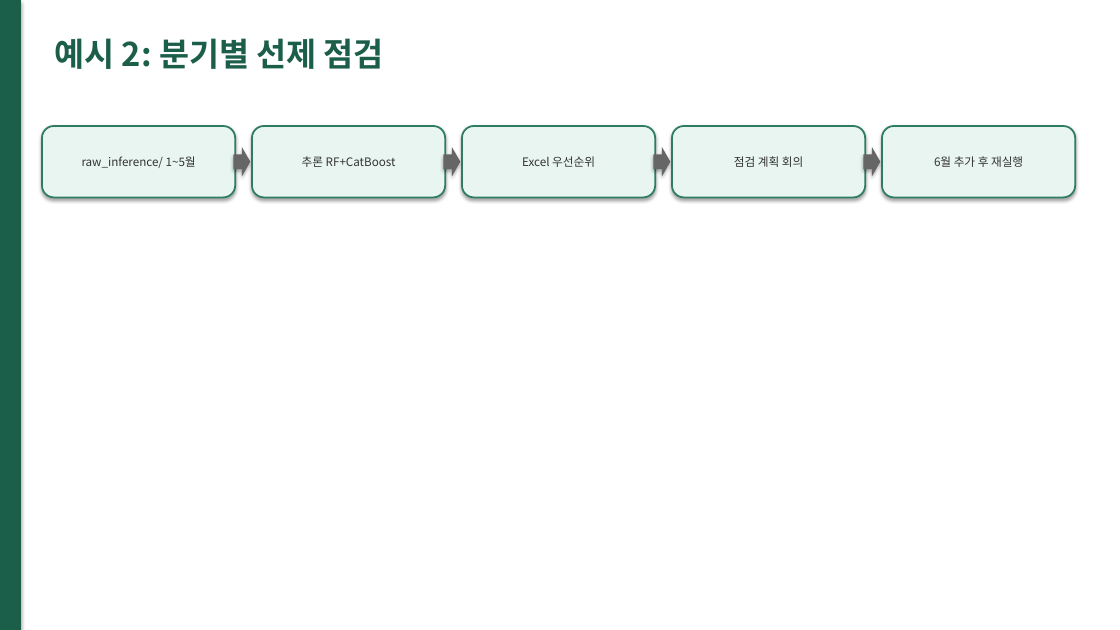
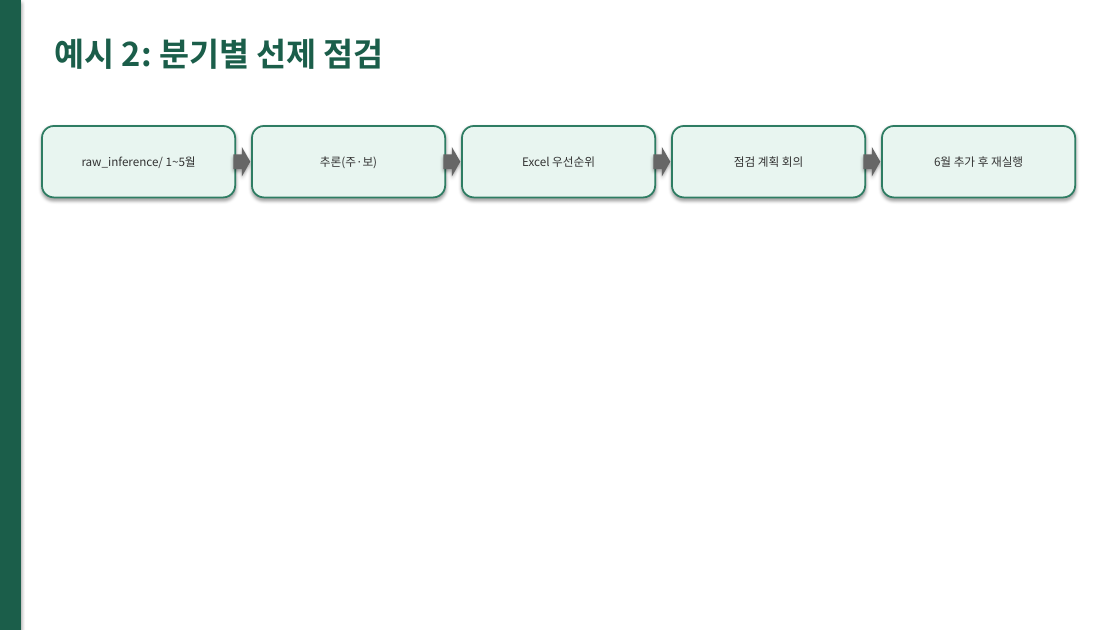
Before and after one commit to lky9464/LocalSubsidies_SupervisedLearning, a slide deck: slide 21 of docs/project_introduction.pptx. Drawn at 1120x630 pixels with LibreOffice and Linux fonts; fonts in the diff are those of the drawing. Boxes give left, top, right and bottom in pixels: in the first picture for what was removed or moved away, otherwise in the second. Text is boxed around its words. In the diff, an @@ line names an element or a change of style, - is before the commit and + after.

```diff
--- a/docs/project_introduction.pptx
+++ b/docs/project_introduction.pptx
@@ text in rounded rectangle at [320, 156, 377, 168]: text changed @@
-추론 RF+CatBoost
+추론(주·보)
```
Also in this commit, not shown: 4 other slides changed, 28 other files.
